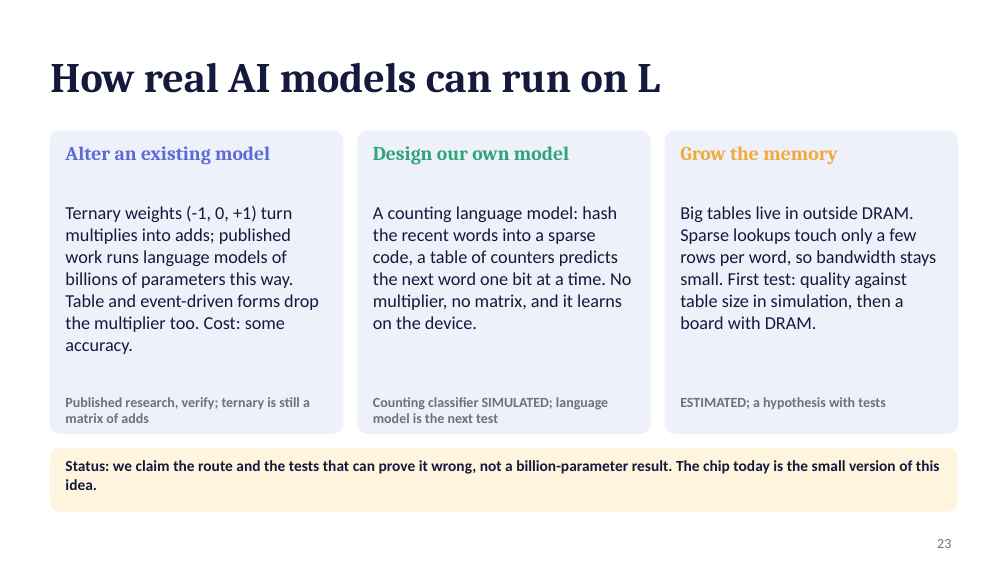
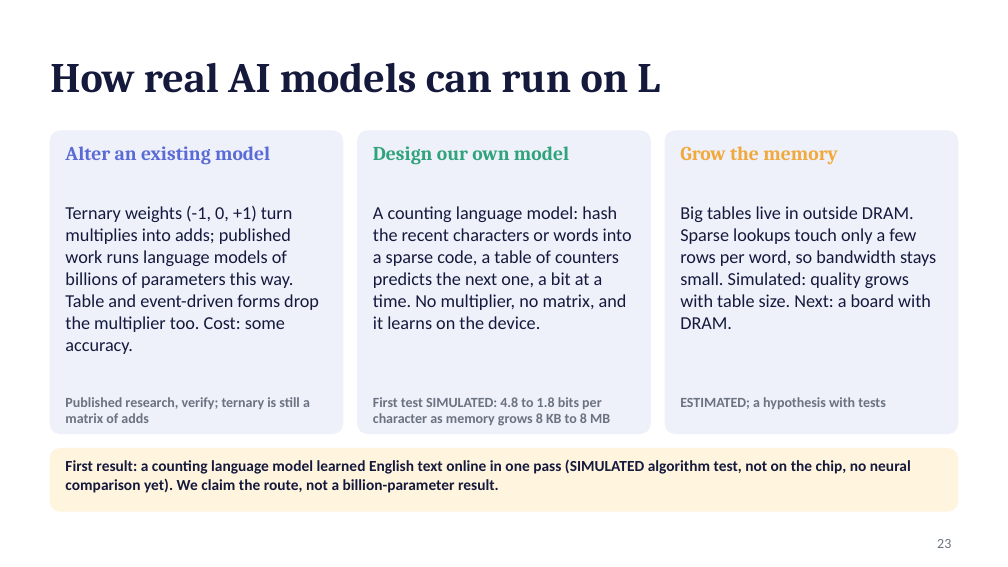
Before and after one commit to kurosaki11op-art/gpu2.0, a slide deck: slide 23 of docs/L_pitch_final.pptx. Drawn at 1008x567 pixels with LibreOffice and Linux fonts; fonts in the diff are those of the drawing. Boxes give left, top, right and bottom in pixels: in the first picture for what was removed or moved away, otherwise in the second. Text is boxed around its words. In the diff, an @@ line names an element or a change of style, - is before the commit and + after.

```diff
--- a/docs/L_pitch_final.pptx
+++ b/docs/L_pitch_final.pptx
@@ text at (373,206,632,329): text changed @@
-A counting language model: hash the recent words into a sparse code, a table of counters predicts the next word one bit at a time. No multiplier, no matrix, and it learns on the device.
+A counting language model: hash the recent characters or words into a sparse code, a table of counters predicts the next one, a bit at a time. No multiplier, no matrix, and it learns on the device.
@@ text at (680,206,936,329): text changed @@
-Big tables live in outside DRAM. Sparse lookups touch only a few rows per word, so bandwidth stays small. First test: quality against table size in simulation, then a board with DRAM.
+Big tables live in outside DRAM. Sparse lookups touch only a few rows per word, so bandwidth stays small. Simulated: quality grows with table size. Next: a board with DRAM.
@@ text at (373,397,610,426): text changed @@
-Counting classifier SIMULATED; language model is the next test
+First test SIMULATED: 4.8 to 1.8 bits per character as memory grows 8 KB to 8 MB
@@ text at (65,460,911,493): text changed @@
-Status: we claim the route and the tests that can prove it wrong, not a billion-parameter result. The chip today is the small version of this idea.
+First result: a counting language model learned English text online in one pass (SIMULATED algorithm test, not on the chip, no neural comparison yet). We claim the route, not a billion-parameter result.
```
Also in this commit, not shown: 1 other slide changed, 4 other files.
